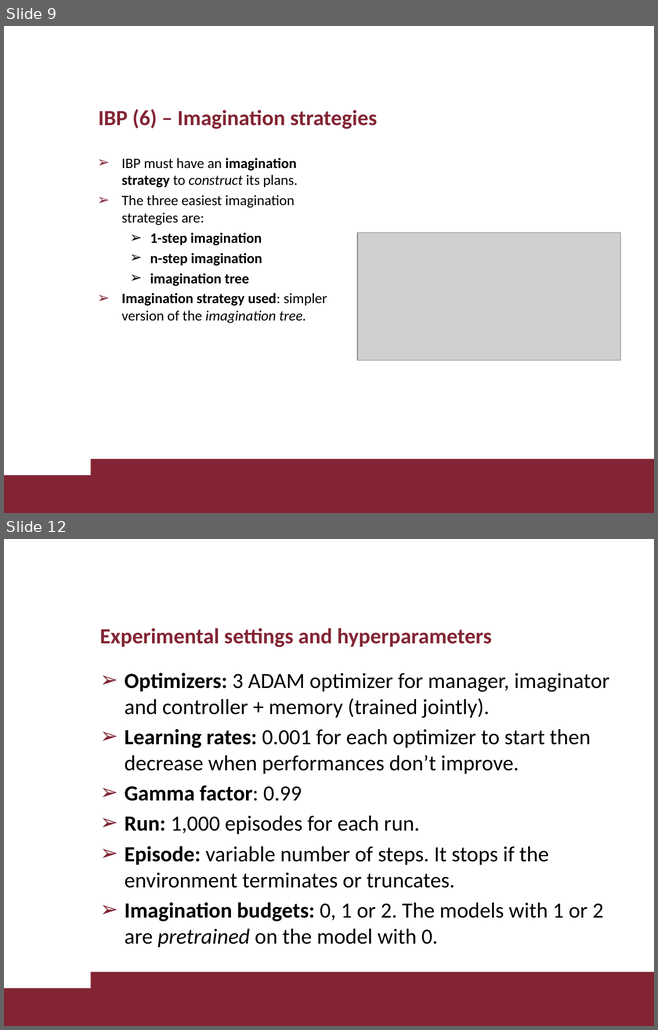
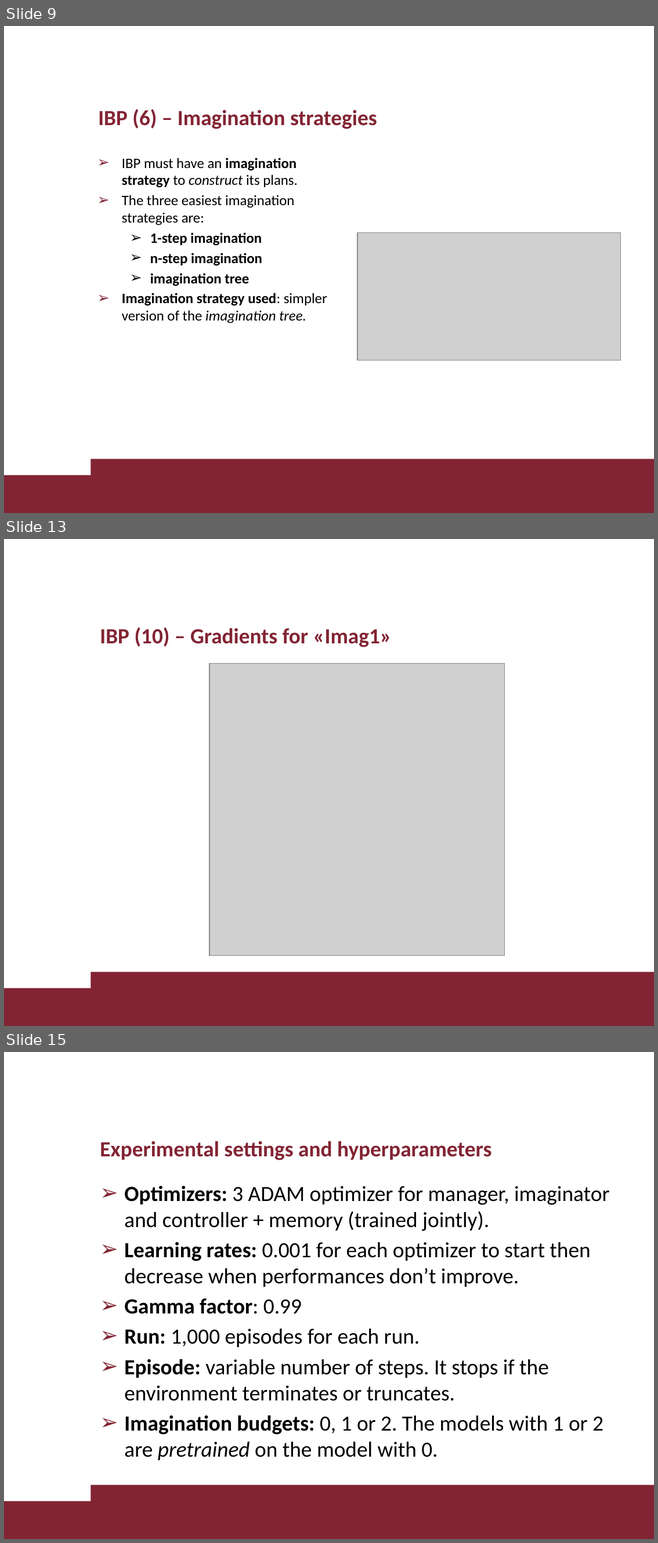
Before and after one commit to lorenzo-di-luccio/RL_Project, a slide deck: slides/diluccio_giamba_RL_project.pptx. Shown one above the other, each under a label of ours: slides 9 and 12 before the commit, slides 9, 13 and 15 after it; the slides between them are not shown. The pictures are 658x1030 and 658x1543 pixels, drawn with LibreOffice and Linux fonts; fonts in the diff are those of the drawing; grey boxes stand for pictures; background and template pictures are left out. Boxes give left, top, right and bottom in pixels: in the first picture for what was removed or moved away, otherwise in the second. Text is boxed around its words. In the diff, an @@ line names an element or a change of style, - is before the commit and + after.

```diff
--- a/slides/diluccio_giamba_RL_project.pptx
+++ b/slides/diluccio_giamba_RL_project.pptx
@@ slide 13 added at box(4, 539, 654, 1026), background #FFFFFF; not listed: 2 template elements that a slide beside it also shows @@
@@ title added at box(100, 627, 391, 647), 24 pt, text #822433, bold @@
+IBP (10) – Gradients for «Imag1»
@@ picture added at box(209, 664, 504, 956) @@
@@ what was slide 12 is now slide 15 @@
```
Also in this commit, not shown: 5 slides changed, 4 other slides added, 1 slide removed, 1 other file.
